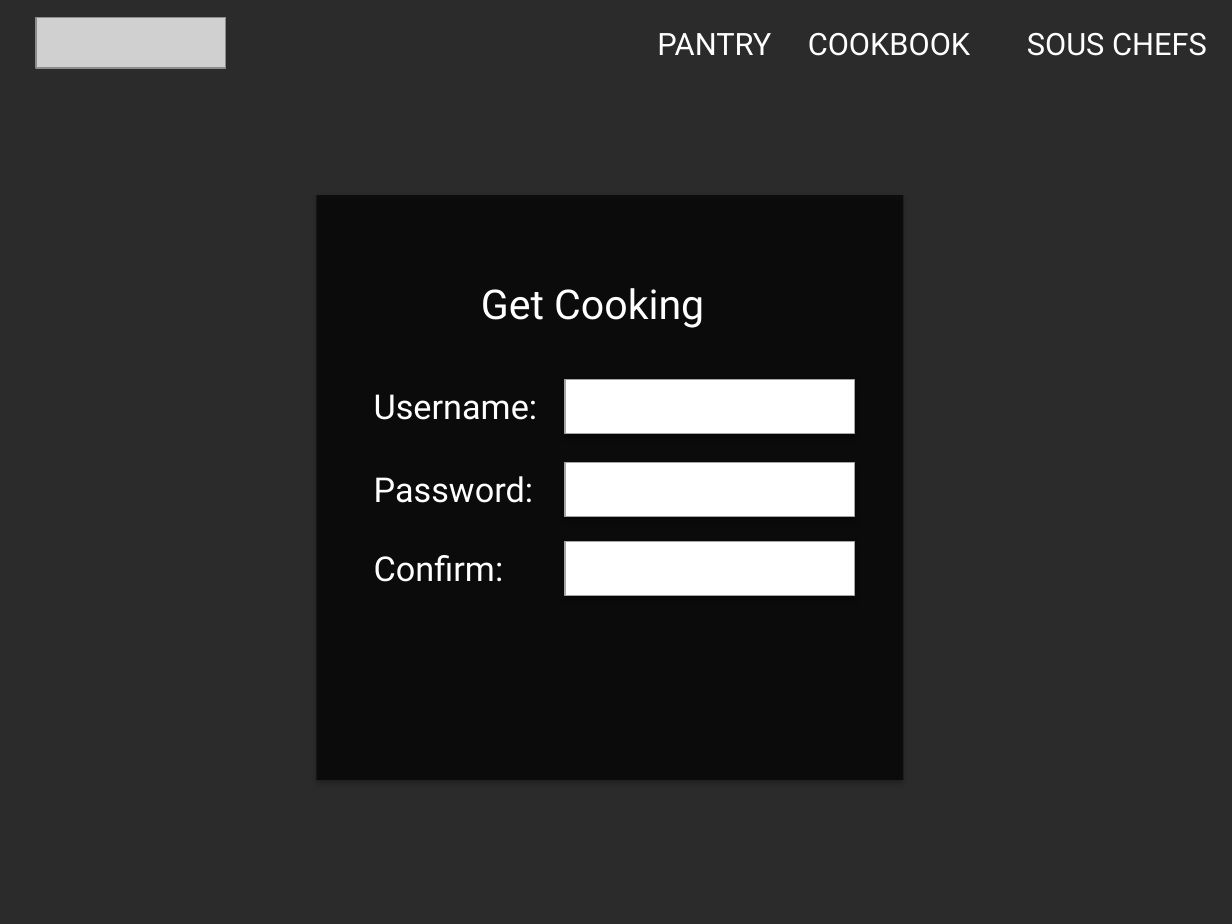
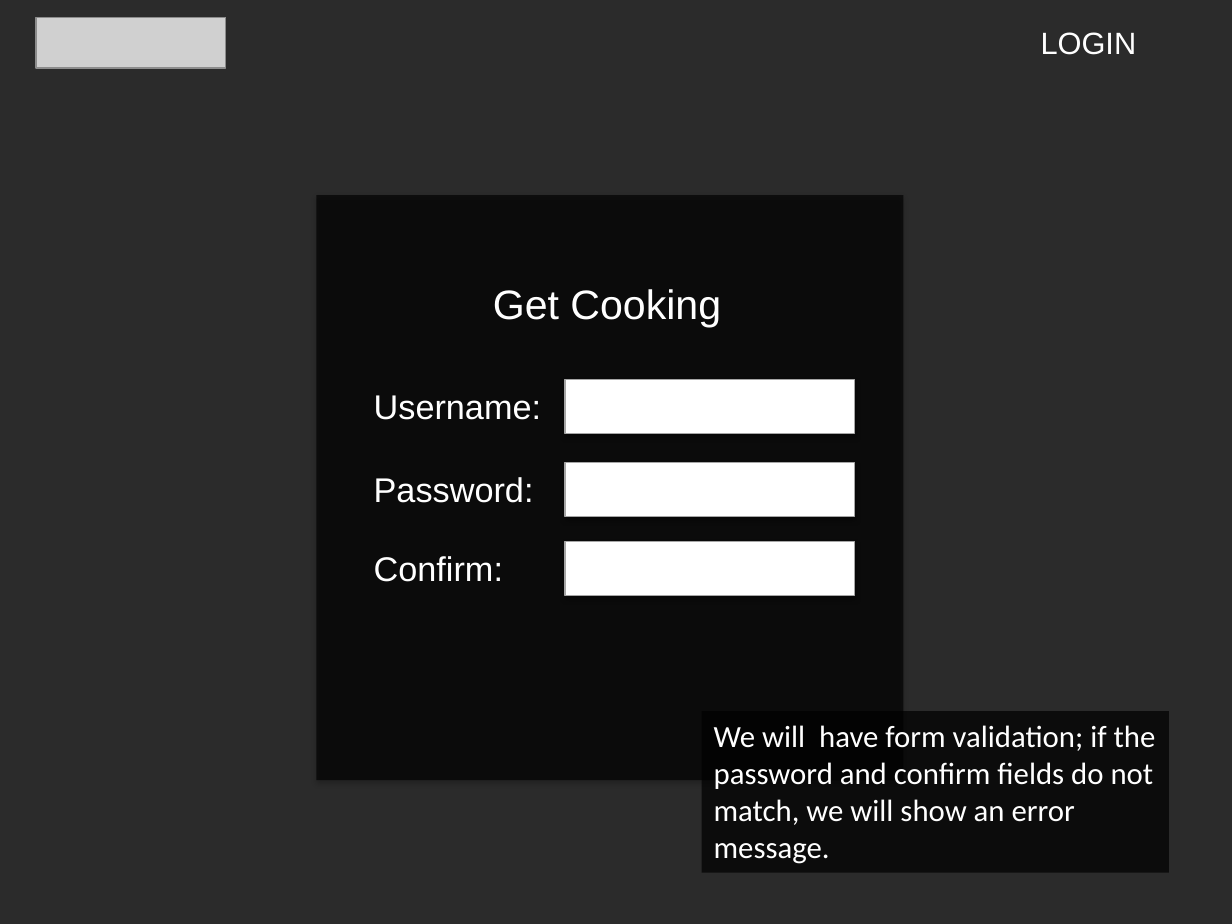
Before and after one commit to chieni/imhungry, a slide deck: slide 2 of ui-design.pptx. Drawn at 1232x924 pixels with LibreOffice and Linux fonts; fonts in the diff are those of the drawing; grey boxes stand for pictures; background and template pictures are left out; a plain dark background stands for a picture behind light text. Boxes give left, top, right and bottom in pixels: in the first picture for what was removed or moved away, otherwise in the second. Text is boxed around its words. In the diff, an @@ line names an element or a change of style, - is before the commit and + after.

```diff
--- a/ui-design.pptx
+++ b/ui-design.pptx
@@ text removed at bbox=[657, 33, 771, 55] @@
-PANTRY
@@ text removed at bbox=[1027, 33, 1207, 56] @@
-SOUS CHEFS
@@ text at bbox=[1041, 32, 1137, 55]: text changed; font Roboto to Arial @@
-COOKBOOK
+LOGIN
@@ font Roboto to Arial in 4 elements at bbox=[374, 556, 503, 582], bbox=[374, 477, 534, 503], bbox=[374, 395, 542, 420], bbox=[493, 289, 721, 327] @@
@@ text "Get Cooking": place and size @@
-text "Get Cooking" at bbox=[481, 288, 704, 328]
+text "Get Cooking" at bbox=[493, 289, 721, 327]
@@ rectangle added at bbox=[701, 711, 1168, 872], fill #000000 at 71% opacity, 18 pt, text #FFFFFF @@
+We will have form validation; if the password and confirm fields do not match, we will show an error message.
```
Also in this commit, not shown: 13 other slides changed, 1 slide added, 1 other file.
